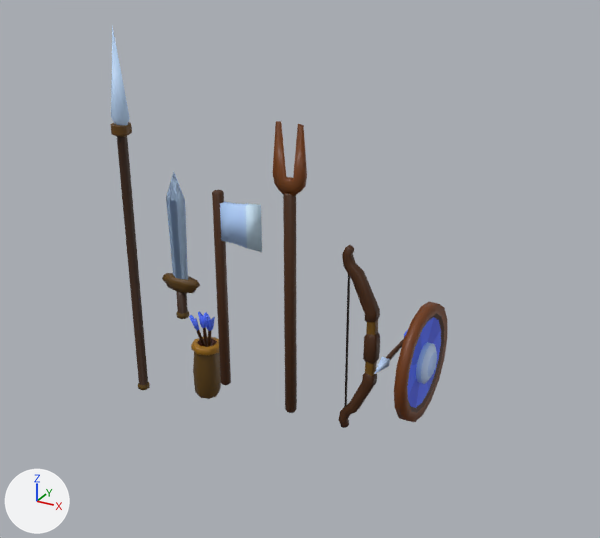
Renders of the FBX model Assets/Models/Equipments.fbx from each side of a commit.
Both versions are drawn from a 50 mm lens placed at (1.57, -2.62, 2.1), pointed at (0.1, 0.04, 0.77). The axes (+X, +Y, +Z) are drawn at lower left. The lights are the same throughout. The first picture is the older version. Where no turn or scale is listed for an object, it has been applied to the vertices.

In view in the first picture: 'Bow', 'LumberAxe', 'PeasantFork', 'Quiver', 'Shield', 'Spear', 'Sword' and 1 more.
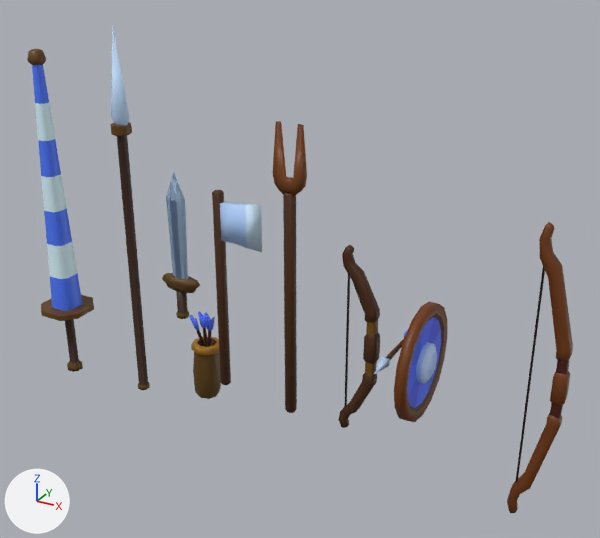
What differs and where, as boxes (x1, y1, x2, y2) in the pictures (600 x 538 px):
'KnightSpear', added: after (27, 49, 94, 372)
'Longbow', added (brown): after (507, 222, 573, 513)

The edits, one by one:
Mesh me_cube_023 is new.
It has 152 vertices, 300 faces and spans x -0.11..0.11, y -0.11..0.11, z -0.2..1.35.
It uses material mat_palette (picture img_colorpalettetexture_png).
Mesh me_cube_024 is new.
It has 138 vertices, 268 faces and spans x -0.13..0.025, y -0.025..0.025, z -0.587..0.587.
It uses material mat_palette (picture img_colorpalettetexture_png).
Object 'KnightSpear' (ob_knightspear) is new; it shows me_cube_023.
Its location is (-1.14, -0.016, 0.192).
Object 'Longbow' (ob_longbow) is new; it shows me_cube_024.
Its location is (1.162, -0.016, 0.57).
